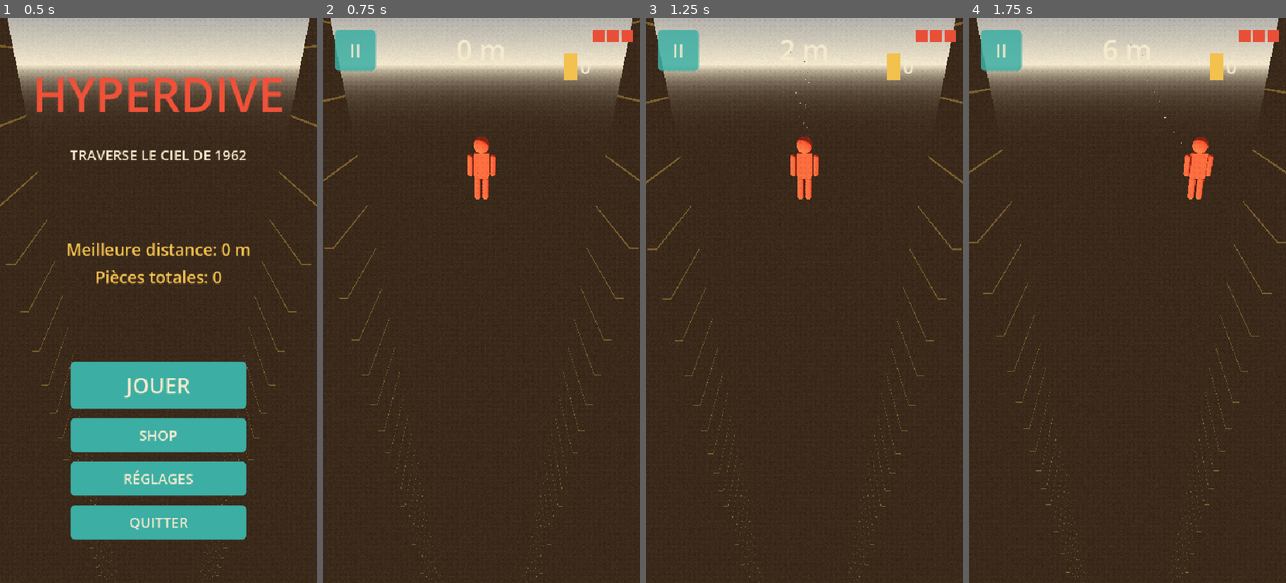
Above: before the commit, frames 1-4 (left to right).
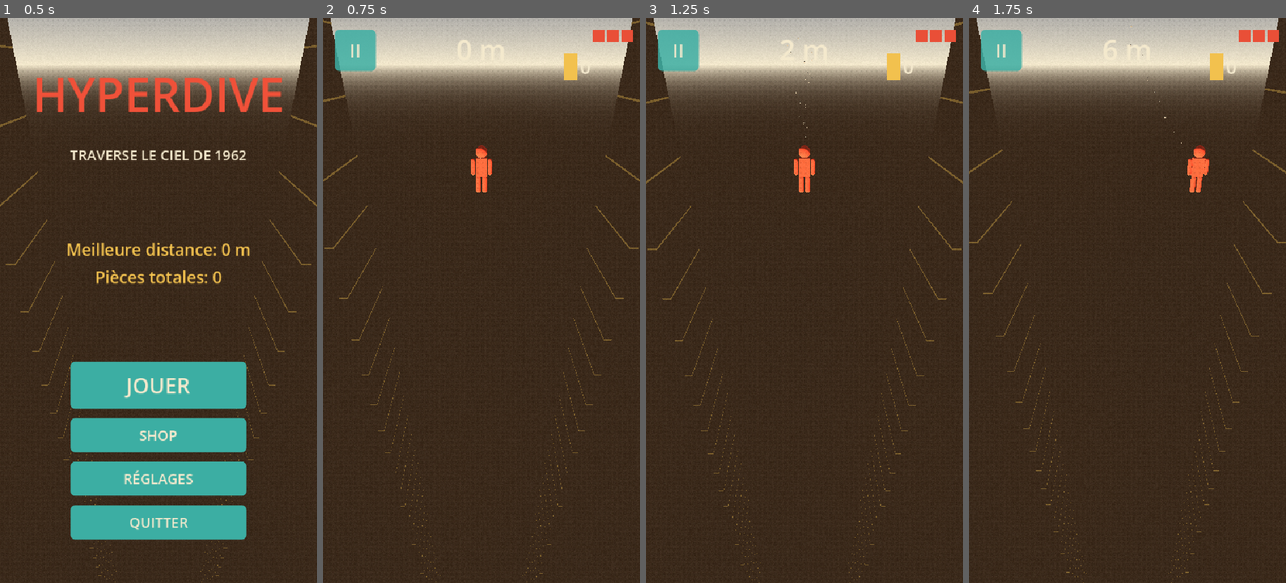
Above: after the commit, the same moments.

Repository: quvntvn/Hyperdive
Game: Godot game, scene res://scenes/ui/main_menu.tscn
The game is run twice, just before and just after one commit, with the same random seed, the same clock (stepped at 60 frames per second) and the same inputs.
Inputs (mouse positions are in pixels of both pictures, inside the frame that each line leads up to):
- Up to frame 1 (0.5 s): no input
- Up to frame 2 (0.75 s): click "JOUER" at 0.5 s
- Up to frame 3 (1.25 s): no input
- Up to frame 4 (1.75 s): tap Enter at 1.25 s; move the mouse to (1197, 272) at 1.27 s; hold D (move_right) from 1.28 s (still down); tap 1 at 1.35 s; click (1197, 272) at 1.42 s

Frame 1 is identical in both runs. In frame 2, 0.4% of the frame differs, in the area x 45-55%, y 21-33%; in frame 3, 0.4%, in the area x 45-55%, y 19-33%; in frame 4, 0.4%.

Commit message:
tune(player): taille du joueur réduite à 75% (scale 1.5)
Co-Authored-By: Claude Sonnet 4.6 <noreply@anthropic.com>

Diff:
--- a/hyperdive/scenes/player/player.tscn
+++ b/hyperdive/scenes/player/player.tscn
@@ -21,8 +21,8 @@
 height = 0.40
 
 [sub_resource type="CapsuleShape3D" id="CapsuleShape3D_1"]
-radius = 0.44
-height = 2.2
+radius = 0.33
+height = 1.65
 
 [node name="Player" type="RigidBody3D"]
 mass = 1.0
@@ -36,7 +36,7 @@
 script = ExtResource("PlayerScript")
 
 [node name="Character" type="Node3D" parent="."]
-transform = Transform3D(2, 0, 0, 0, 2, 0, 0, 0, 2, 0, 0, 0)
+transform = Transform3D(1.5, 0, 0, 0, 1.5, 0, 0, 0, 1.5, 0, 0, 0)
 
 [node name="Torso" type="MeshInstance3D" parent="Character"]
 transform = Transform3D(1, 0, 0, 0, 1, 0, 0, 0, 1, 0, 0.1, 0)
